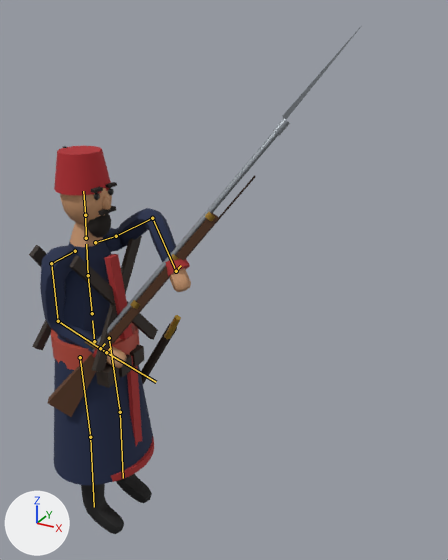
The glTF model models/era2/usmonli_sarboz.glb as it was, and as the next commit left it.
Rendered twice from a 50 mm camera at (1.67, -1.85, 2.32) aimed at (0.5, 0.29, 1.25). The lights are fixed; the arrows at lower left show +X, +Y and +Z. The picture after the commit comes second. Both versions are drawn at frame 2 of the action 'Attack2'; the numbers are the values there. The bones that change, and the others that lie on the model, are drawn over the model as lines.

The first picture shows 'Body', 'Rifle'.
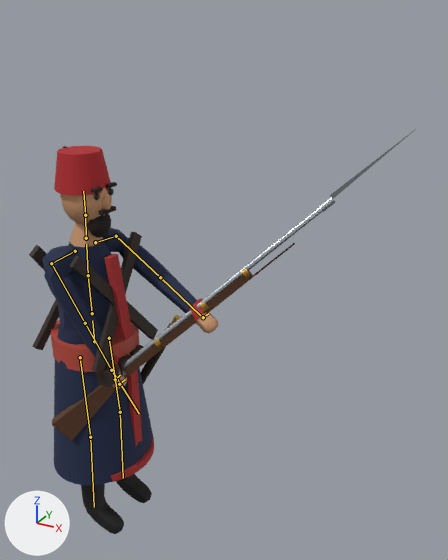
Where the change shows, as pixel boxes (x1, y1, x2, y2) in the pictures (448 x 560 px):
'Body', posed (17% wider)
    before: (29, 146, 191, 534)
    after: (29, 146, 218, 534)
'Rifle', posed (16% wider, 20% shorter)
    before: (48, 27, 361, 417)
    after: (52, 129, 416, 441)
bone 'UpperArm.L', root to tip
    before: (116, 236) to (152, 218)
    after: (116, 236) to (160, 277)
bone 'ForeArm.L', root to tip
    before: (152, 218) to (176, 271)
    after: (160, 277) to (200, 315)
bone 'UpperArm.R', root to tip
    before: (51, 263) to (58, 321)
    after: (51, 263) to (85, 323)
bone 'ForeArm.R', root to tip
    before: (58, 321) to (106, 352)
    after: (85, 323) to (111, 370)
bone 'Rifle', root to tip
    before: (100, 348) to (105, 343)
    after: (115, 379) to (120, 375)

What changed in the scene script:
```text
Change bone_upperarm_l:
    where bone_upperarm_l = bpy.data.objects['Rig'].pose.bones['UpperArm.L']  # child of 'Shoulder.L'
    bone_upperarm_l.rotation_quaternion: (0.252, 0.706, 0.434, -0.499) -> (0.393, 0.42, 0.769, -0.277)  # degrees (12, 112, -109) -> degrees (10, 123, -52)
Change bone_forearm_l:
    where bone_forearm_l = bpy.data.objects['Rig'].pose.bones['ForeArm.L']  # child of 'UpperArm.L'
    bone_forearm_l.rotation_quaternion: (0.814, -0.417, 0.0, -0.404) -> (0.998, 0.045, 0.0, 0.043)  # degrees (-46, -20, -44) -> degrees (5, 0, 5)
Change bone_upperarm_r:
    where bone_upperarm_r = bpy.data.objects['Rig'].pose.bones['UpperArm.R']  # child of 'Shoulder.R'
    bone_upperarm_r.rotation_quaternion: (0.938, 0.097, 0.318, 0.103) -> (0.911, 0.215, 0.336, -0.103)  # degrees (18, 35, 18) -> degrees (25, 41, -3)
Change bone_forearm_r:
    where bone_forearm_r = bpy.data.objects['Rig'].pose.bones['ForeArm.R']  # child of 'UpperArm.R'
    bone_forearm_r.rotation_quaternion: (0.868, 0.409, 0.0, -0.282) -> (0.998, -0.051, 0.0, 0.035)  # degrees (47, 13, -30) -> degrees (-6, 0, 4)
Change bone_rifle:
    where bone_rifle = bpy.data.objects['Rig'].pose.bones['Rifle']  # child of 'Chest'
    bone_rifle.location: (-0.026, -0.122, -0.335) -> (-0.054, -0.084, -0.488)
    bone_rifle.rotation_quaternion: (0.854, 0.393, 0.134, 0.314) -> (0.881, 0.301, 0.113, 0.347)  # degrees (49, -1, 40) -> degrees (37, -1, 43)
```
